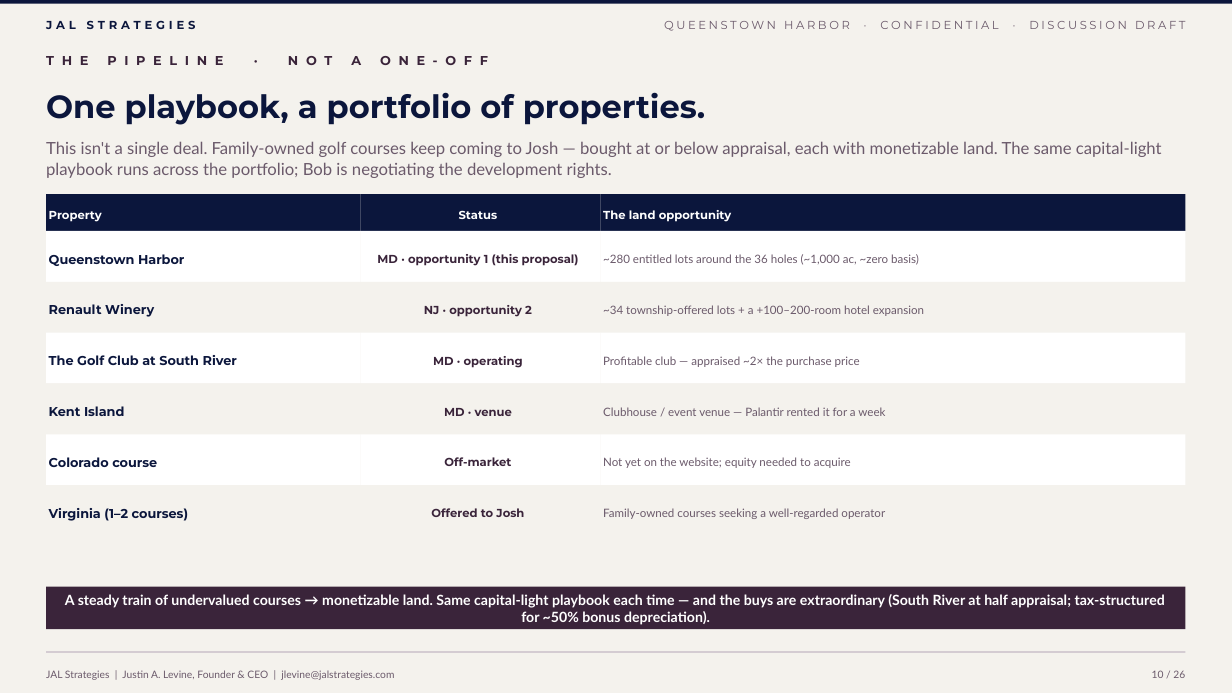
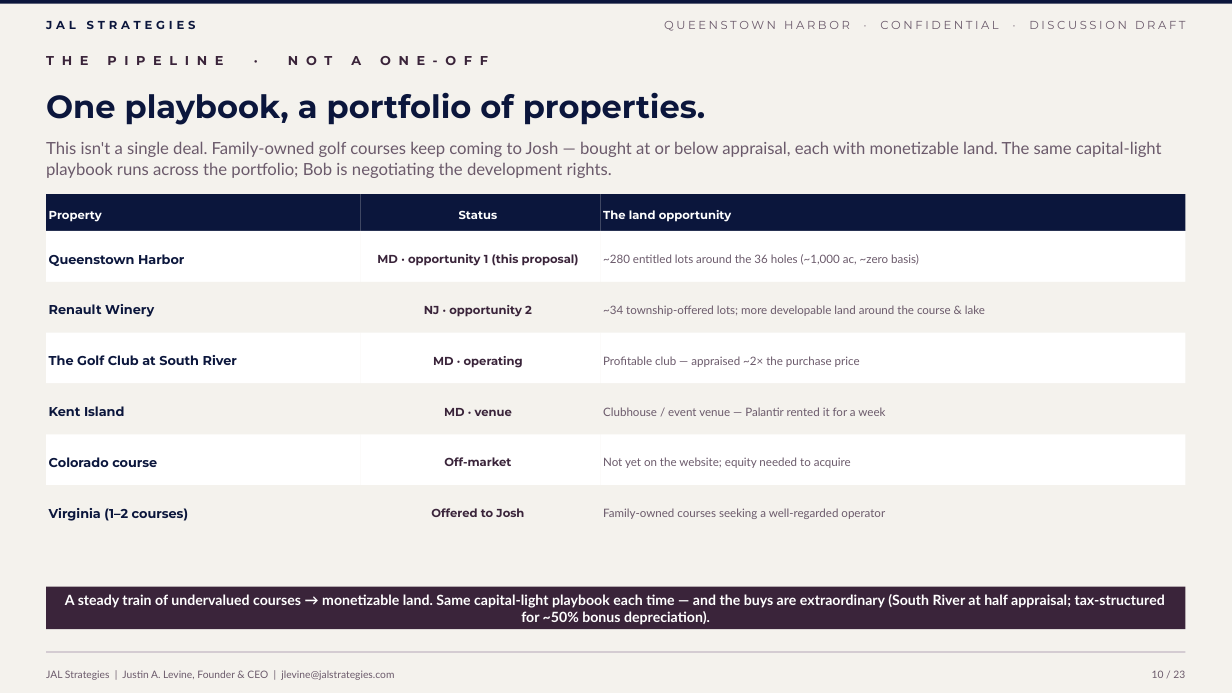
Before and after one commit to jlevine711/Apex, a slide deck: slide 10 of JAL_Queenstown_Harbor_Proposal.pptx. Drawn at 1232x693 pixels with LibreOffice and Linux fonts; fonts in the diff are those of the drawing. Boxes give left, top, right and bottom in pixels: in the first picture for what was removed or moved away, otherwise in the second. Text is boxed around its words. In the diff, an @@ line names an element or a change of style, - is before the commit and + after.

```diff
--- a/JAL_Queenstown_Harbor_Proposal.pptx
+++ b/JAL_Queenstown_Harbor_Proposal.pptx
@@ text at (603,305,985,316): text changed @@
-~34 township-offered lots + a +100–200-room hotel expansion
+~34 township-offered lots; more developable land around the course & lake
```
Also in this commit, not shown: 21 other slides changed, 3 slides removed, 5 other files.
